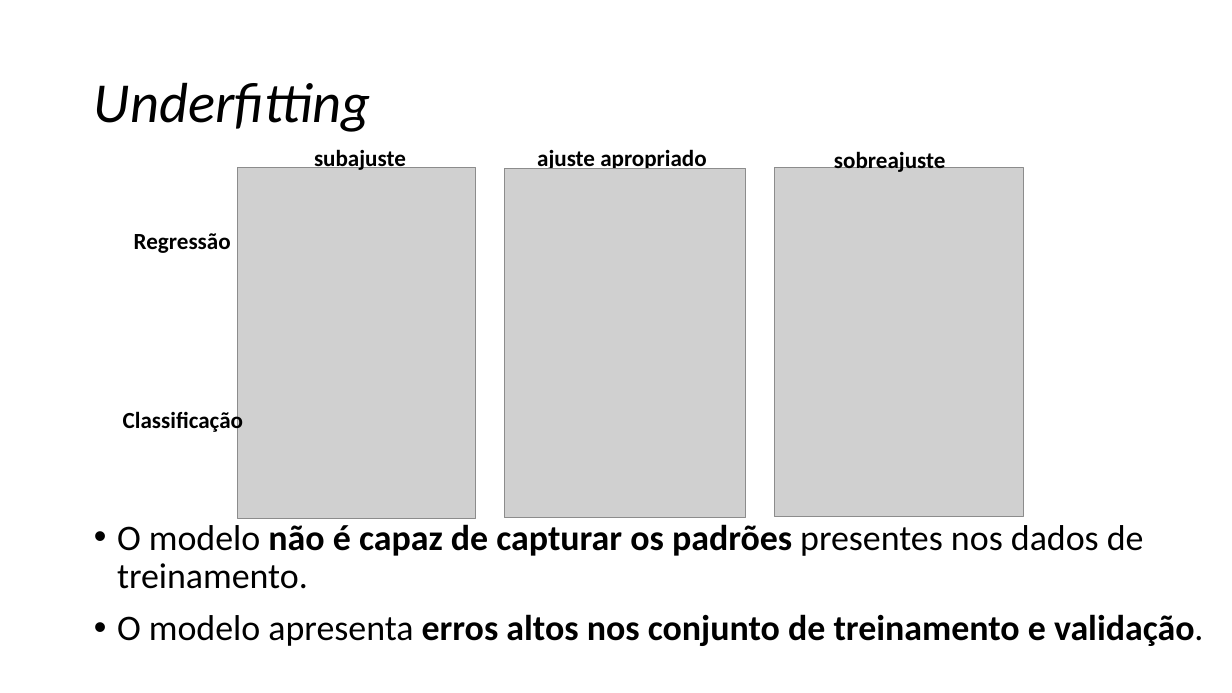
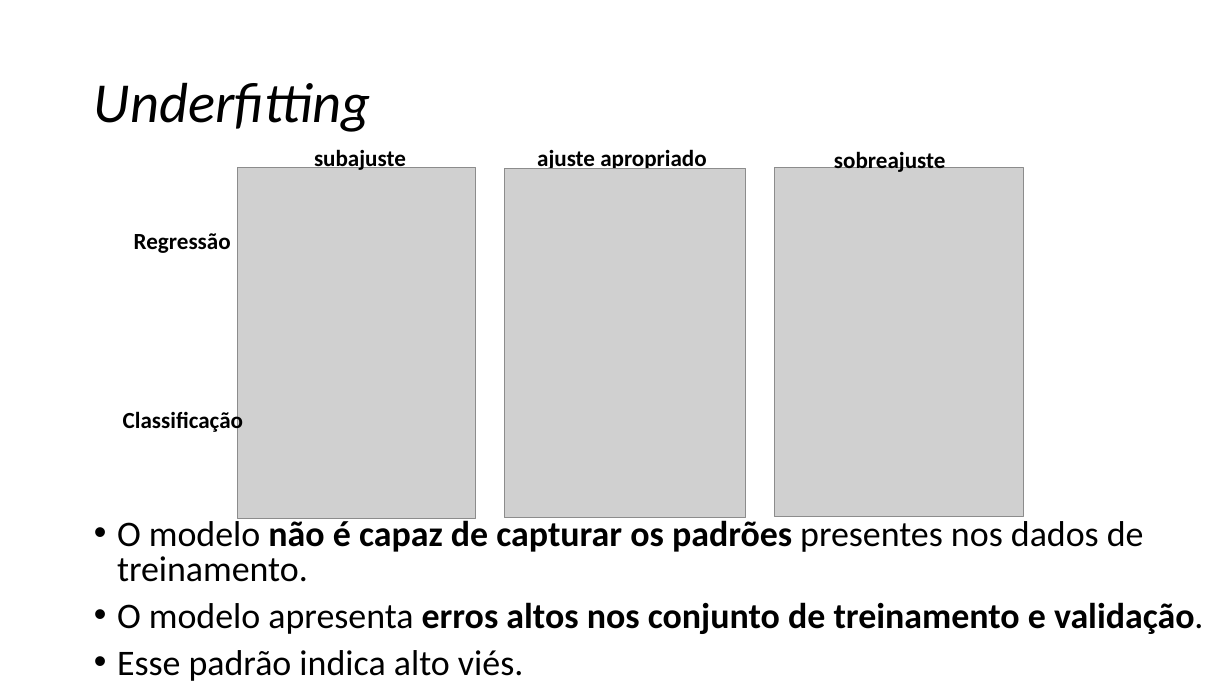
Before and after one commit to zz4fap/c24_inteligencia_artificial, a slide deck: slide 63 of slides/C24_Regressão.pptx. Drawn at 1232x693 pixels with LibreOffice and Linux fonts; fonts in the diff are those of the drawing; grey boxes stand for pictures. Boxes give left, top, right and bottom in pixels: in the first picture for what was removed or moved away, otherwise in the second. Text is boxed around its words. In the diff, an @@ line names an element or a change of style, - is before the commit and + after.

```diff
--- a/slides/C24_Regressão.pptx
+++ b/slides/C24_Regressão.pptx
@@ text at (117, 516, 1204, 634): line spacing 0.9 to 0.8 @@
@@ text at (117, 650, 523, 681): paragraph added @@
+• Esse padrão indica alto viés.
```
Also in this commit, not shown: 4 other slides changed, 1 slide added, 1 other file.
